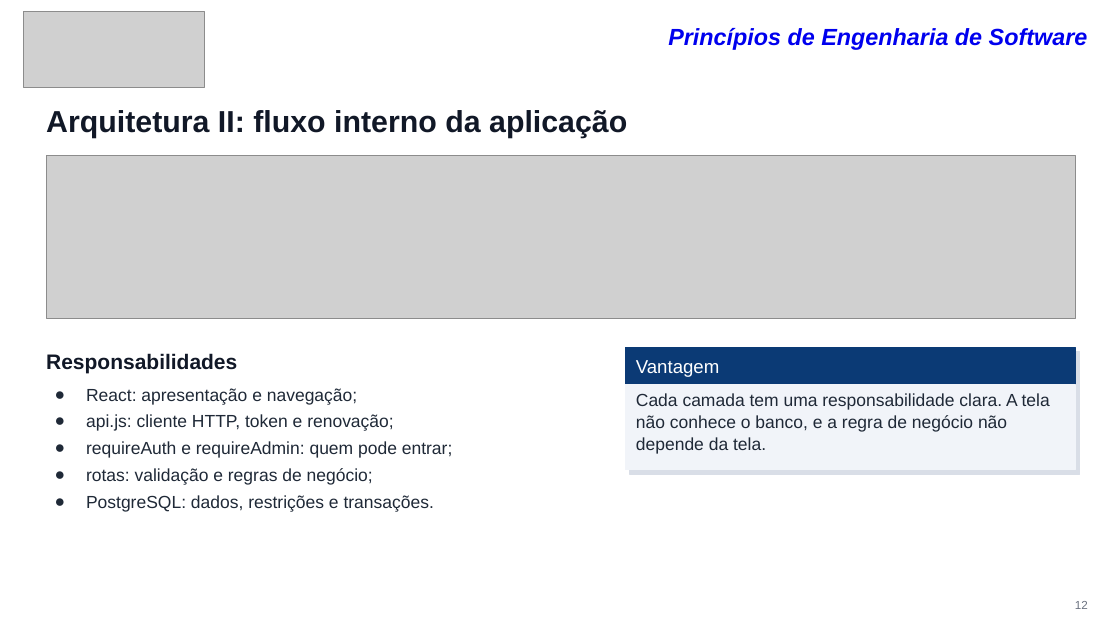
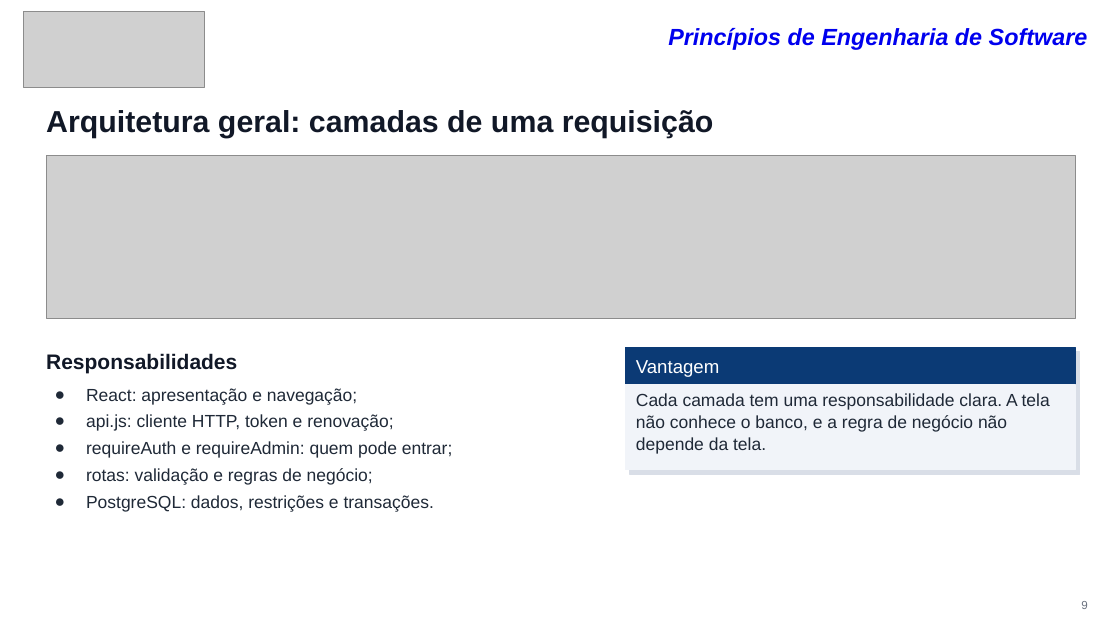
Before and after one commit to caiobento7/plataforma_cursos, a slide deck: slide 9 of docs/entrega/CursoLab-apresentacao.pptx (slide 12 before the commit). Drawn at 1120x630 pixels with LibreOffice and Linux fonts; fonts in the diff are those of the drawing; grey boxes stand for pictures. Boxes give left, top, right and bottom in pixels: in the first picture for what was removed or moved away, otherwise in the second. Text is boxed around its words. In the diff, an @@ line names an element or a change of style, - is before the commit and + after.

```diff
--- a/docs/entrega/CursoLab-apresentacao.pptx
+++ b/docs/entrega/CursoLab-apresentacao.pptx
@@ text at box(46, 110, 714, 138): text changed @@
-Arquitetura II: fluxo interno da aplicação
+Arquitetura geral: camadas de uma requisição
@@ text at box(1081, 601, 1087, 609): text changed @@
-12
+9
```
Also in this commit, not shown: 18 other slides changed, 8 slides added, 5 slides removed, 14 other files.
